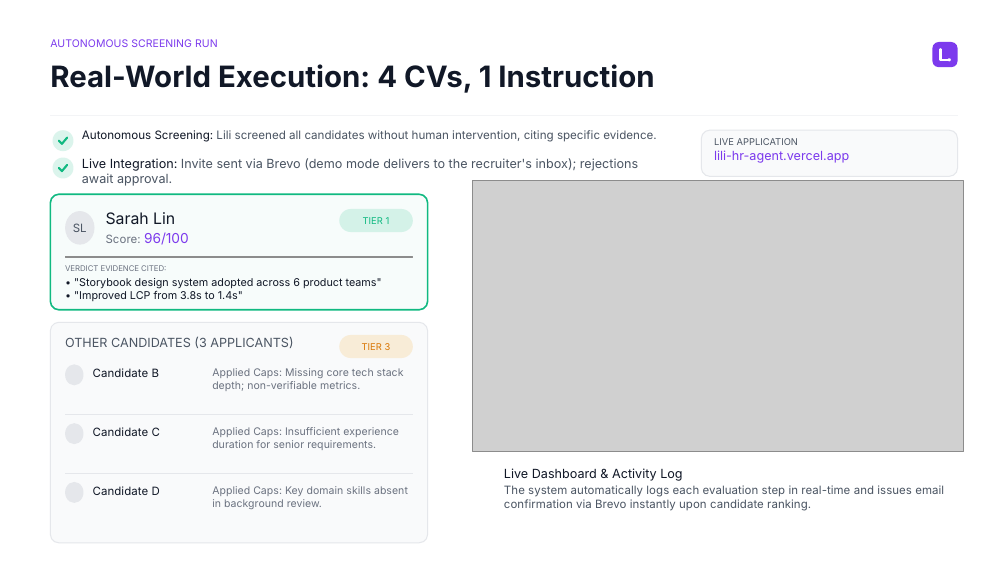
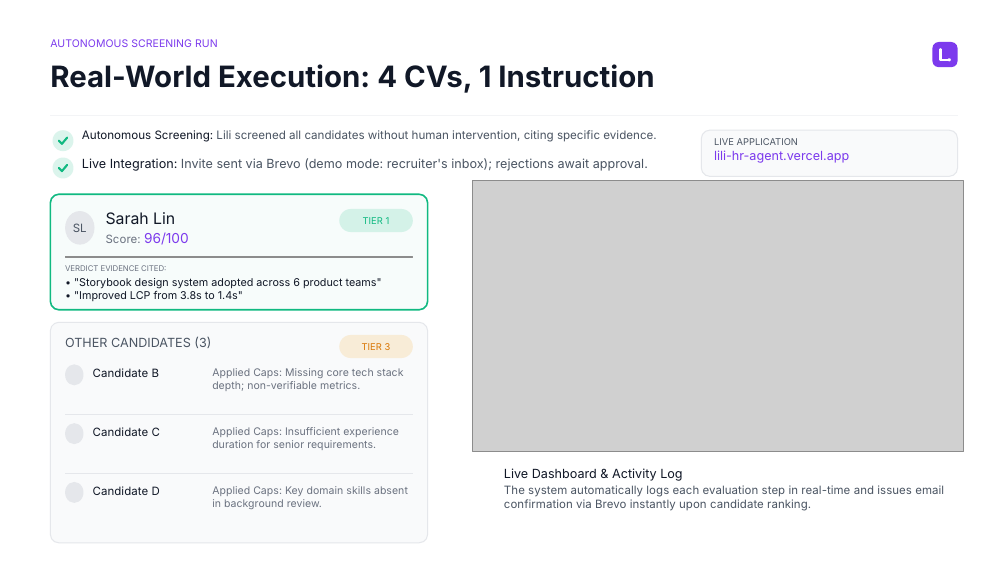
Before and after one commit to laila2005/recruitment-agent-wesam, a slide deck: slide 5 of docs/TalentScout_AI_presentation_v2.pptx. Drawn at 1008x567 pixels with LibreOffice and Linux fonts; fonts in the diff are those of the drawing; grey boxes stand for pictures. Boxes give left, top, right and bottom in pixels: in the first picture for what was removed or moved away, otherwise in the second. Text is boxed around its words. In the diff, an @@ line names an element or a change of style, - is before the commit and + after.

```diff
--- a/docs/TalentScout_AI_presentation_v2.pptx
+++ b/docs/TalentScout_AI_presentation_v2.pptx
@@ text at [82, 158, 648, 171]: text changed @@
-Live Integration: Invite sent via Brevo (demo mode delivers to the recruiter's inbox); rejections await approval.
+Live Integration: Invite sent via Brevo (demo mode: recruiter's inbox); rejections await approval.
@@ text at [65, 336, 211, 348]: text changed @@
-OTHER CANDIDATES (3 APPLICANTS)
+OTHER CANDIDATES (3)
```
Also in this commit, not shown: 3 other slides changed, 1 other file.
